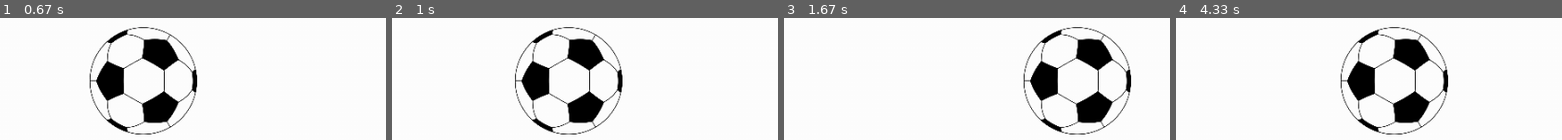
Above: before the commit, frames 1-4 (left to right).
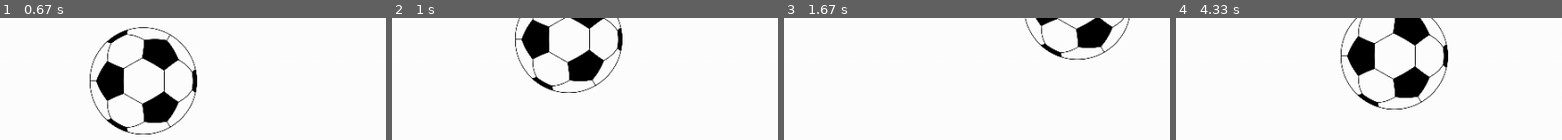
Above: after the commit, the same moments.

Repository: bhawesh2002/learning_path_to_PyGame
Game: pygame game, started from jumping obj/jumping_obj.py
Two runs of this game, one before a commit and one after it. Both use one fixed random seed, a clock stepped at 60 frames per second and the inputs below.
Inputs:
- Up to frame 1 (0.67 s): hold Right from 0.33 s (still down)
- Up to frame 2 (1 s): release Right at 0.8 s; hold Up from 0.83 s (still down)
- Up to frame 3 (1.67 s): release Up at 1.13 s; hold Right 1.17-1.63 s
- Up to frame 4 (4.33 s): hold Left 1.67-2.2 s; hold Down 2.23-2.53 s; hold Left 2.57-2.97 s; hold Up 3-3.37 s; hold Right 3.4-4.03 s; hold Down from 4.07 s (still down)

Frame 1 is identical in both runs. In frame 2, 11% of the frame differs, in the area x 31-60%, y 0-96%; in frame 3, 9.3%; in frame 4, 12%, in the area x 42-71%, y 0-96%.

Commit message:
add motion to the ball

Diff:
--- a/jumping obj/jumping_obj.py
+++ b/jumping obj/jumping_obj.py
@@ -32,7 +32,11 @@
             pygame.quit()
             sys.exit()
     if(pygame.key.get_pressed()[pygame.K_RIGHT]):
-            x_dir += 5
+        x_dir += 5
     if (pygame.key.get_pressed()[pygame.K_LEFT]):
-            x_dir -= 5
+        x_dir -= 5
+    if(pygame.key.get_pressed()[pygame.K_UP]):
+        y_dir -= 5
+    if(pygame.key.get_pressed()[pygame.K_DOWN]):
+        y_dir += 5
     draw_screen()
